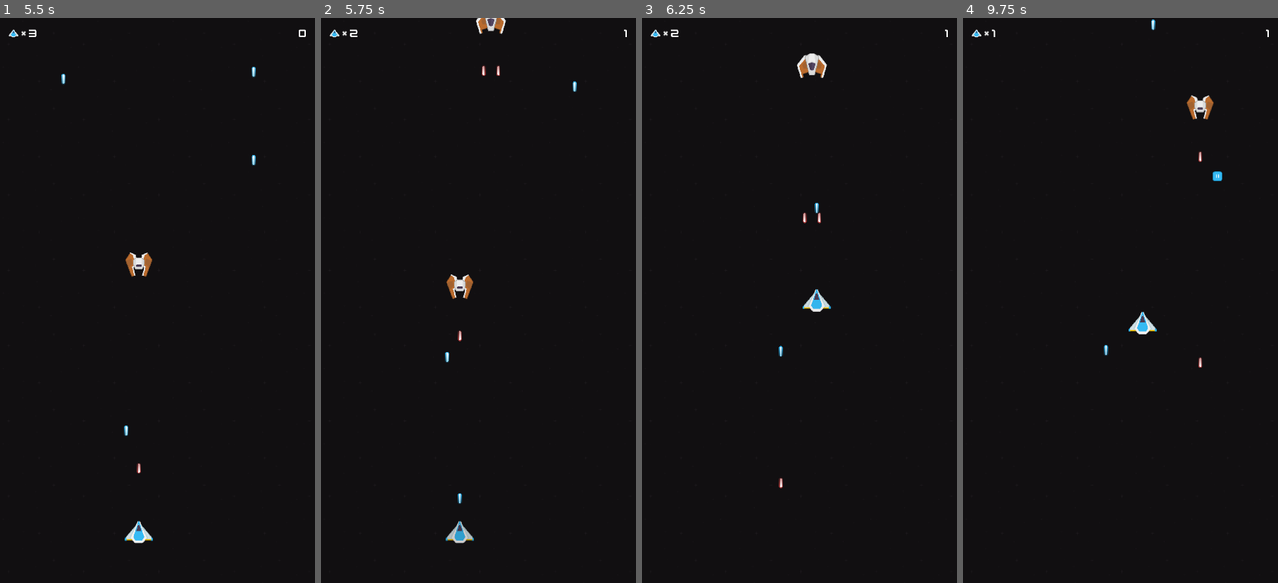
Above: before the commit, frames 1-4 (left to right).
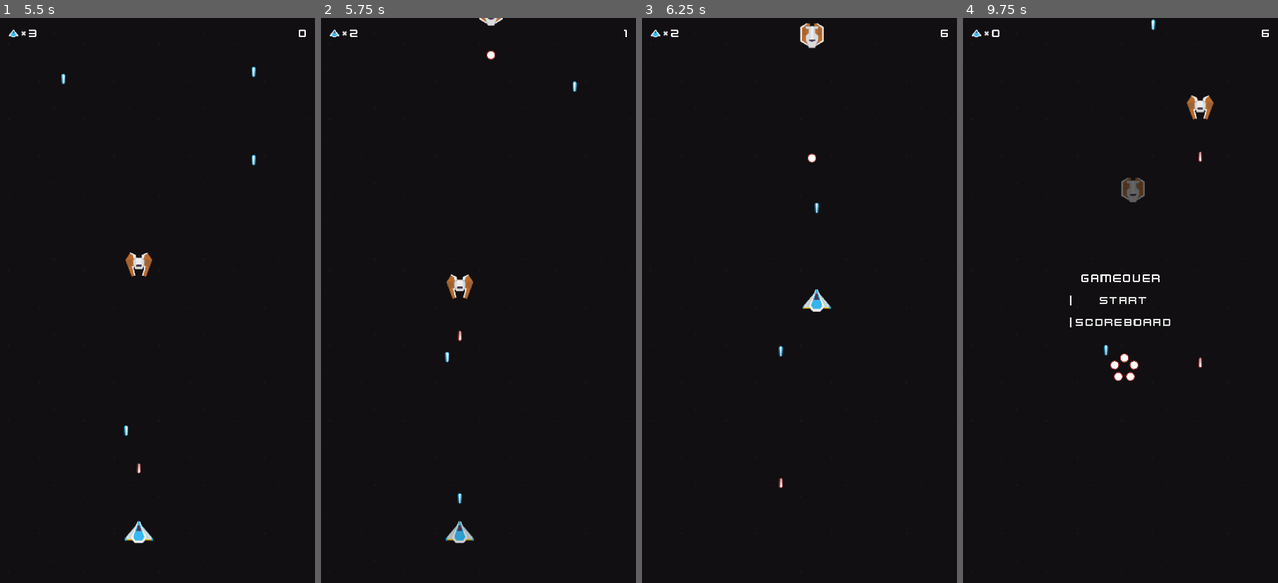
Above: after the commit, the same moments.

Repository: sakkaku-dev/space-shooter
Game: Godot game, scene res://scenes/Game.tscn
Two runs of this game, one before a commit and one after it. Both use one fixed random seed, a clock stepped at 60 frames per second and the inputs below.
Inputs (mouse positions are in pixels of both pictures, inside the frame that each line leads up to):
- Up to frame 1 (5.5 s): click "Start" at 0.5 s; tap Enter at 1.25 s; move the mouse to (226, 272) at 1.27 s; hold Right (ui_right) 1.28-2 s; click (226, 272) at 1.42 s; drag from (94, 328) to (226, 272) at 2.02 s; move the mouse to (189, 176) at 2.77 s; hold Right (ui_right) 2.78-3.5 s; drag from (141, 413) to (189, 176) at 3.52 s; move the mouse to (255, 385) at 4.27 s; hold Left (ui_left) 4.28-5 s; drag from (63, 215) to (138, 532) at 5.02 s
- Up to frame 2 (5.75 s): no input
- Up to frame 3 (6.25 s): move the mouse to (815, 300) at 5.77 s; hold Left (ui_left) from 5.78 s (still down); click (815, 300) at 5.92 s
- Up to frame 4 (9.75 s): release Left (ui_left) at 6.5 s; drag from (1073, 159) to (1133, 91) at 6.52 s; move the mouse to (1189, 272) at 7.27 s; hold Up (ui_up) 7.28-8 s; drag from (1057, 328) to (1126, 430) at 8.02 s; move the mouse to (1152, 176) at 8.77 s; hold Left (ui_left) 8.78-9.5 s; drag from (1104, 413) to (1218, 142) at 9.52 s

Frame 1 is identical in both runs. In frame 2, 0.3% of the frame differs, in the area x 49-59%, y 0-11%; in frame 3, 0.7%; in frame 4, 1.2%, in the area x 9-98%, y 2-65%.

Commit message:
Add enemy kill score

Diff:
--- a/project.godot
+++ b/project.godot
@@ -138,6 +138,10 @@
 run/main_scene="res://scenes/Game.tscn"
 config/icon="res://icon.png"
 
+[autoload]
+
+Globals="*res://scripts/Globals.gd"
+
 [display]
 
 window/size/width=1080
--- a/scenes/Game.gd
+++ b/scenes/Game.gd
@@ -33,7 +33,7 @@
 			Input.set_mouse_mode(Input.MOUSE_MODE_VISIBLE)
 
 func _get_score():
-	return int(time / 5.0)
+	return Globals.enemy_kill_score + int(time / 5.0)
 
 
 func spawn_player():
@@ -56,6 +56,7 @@
 	enemy_delay.start()
 	powerup_delay.start()
 	time = 0
+	Globals.enemy_kill_score = 0
 	started = true
 	Input.set_mouse_mode(Input.MOUSE_MODE_HIDDEN)
 
--- a/scenes/Game.tscn
+++ b/scenes/Game.tscn
@@ -49,6 +49,7 @@
 position = Vector2( 0, 50 )
 scene = [ ExtResource( 10 ), ExtResource( 9 ), ExtResource( 11 ) ]
 spawn_delay = 3.0
+scene_spawn_rate = [ 0.4, 0.4 ]
 
 [node name="PowerUpSpawner" parent="SpawnerRandom" instance=ExtResource( 5 )]
 scene = [ ExtResource( 16 ), ExtResource( 15 ), ExtResource( 4 ), ExtResource( 17 ), ExtResource( 18 ), ExtResource( 13 ) ]
--- a/scenes/spaceship/EnemyShip.gd
+++ b/scenes/spaceship/EnemyShip.gd
@@ -1,5 +1,7 @@
 extends Node2D
 
+export var kill_score = 5
 
 func _on_Health_zero_health():
 	queue_free()
+	Globals.enemy_kill_score += kill_score
--- a/scenes/spaceship/EnemyShip4.tscn
+++ b/scenes/spaceship/EnemyShip4.tscn
@@ -5,11 +5,12 @@
 [ext_resource path="res://scenes/laser/EnemyLaserBall.tscn" type="PackedScene" id=3]
 
 [node name="EnemyShip4" instance=ExtResource( 1 )]
+kill_score = 8
 
-[node name="Health" parent="." index="1"]
+[node name="Health" parent="." index="2"]
 max_health = 4
 
-[node name="MoveForwardState" parent="." index="2"]
+[node name="MoveForwardState" parent="." index="3"]
 speed = 150
 
 [node name="Sprite" parent="Spaceship" index="2"]
--- /dev/null
+++ b/scripts/Globals.gd
@@ -0,0 +1,3 @@
+extends Node
+
+var enemy_kill_score = 0
